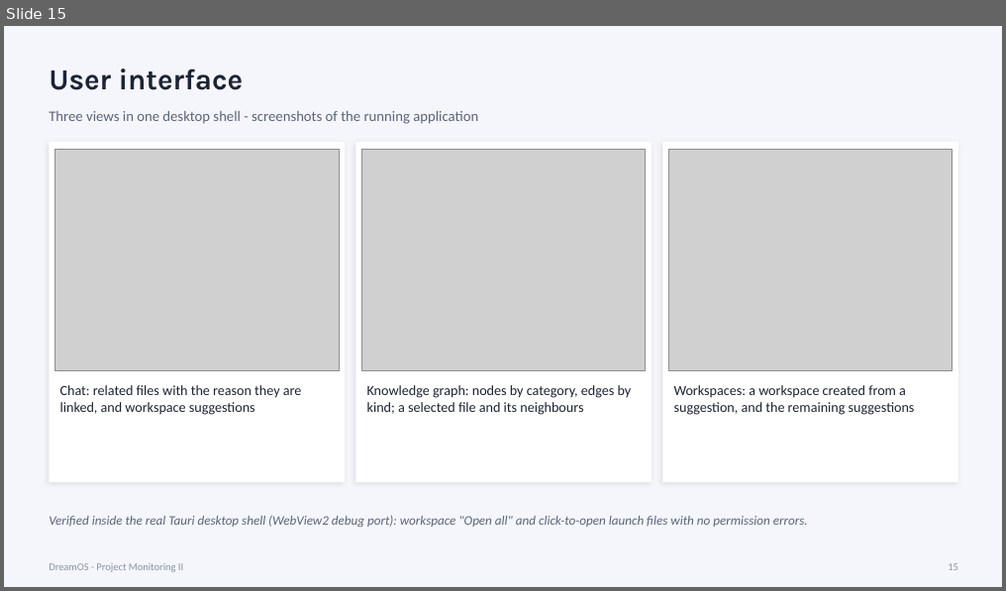
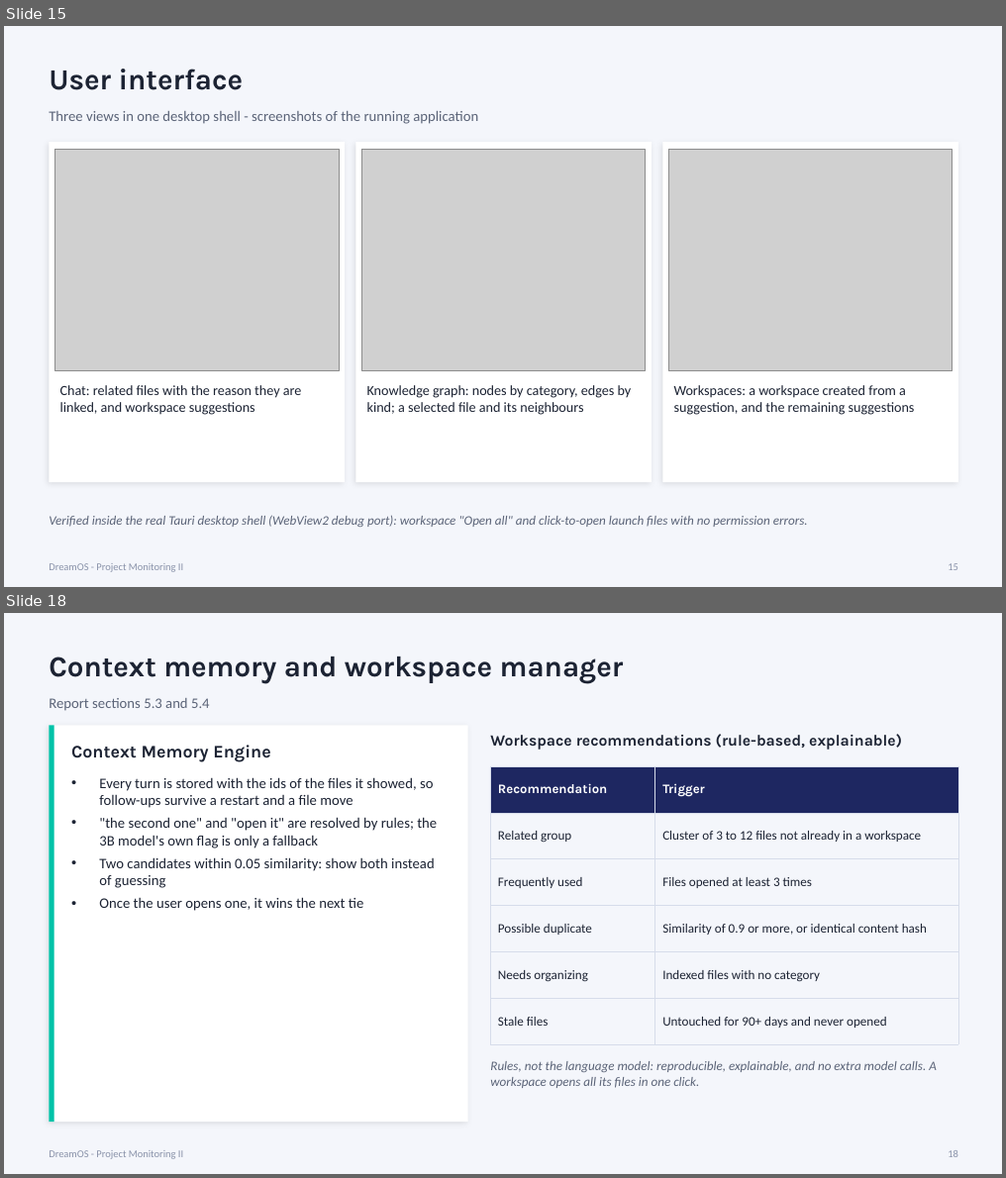
Before and after one commit to zaidwhy/dreamos-college-project, a slide deck: docs/DreamOS-Project-Monitoring-II.pptx. Shown one above the other, each under a label of ours: slide 15 before the commit, slides 15 and 18 after it; the slides between them are not shown. The pictures are 1006x591 and 1006x1178 pixels, drawn with LibreOffice and Linux fonts; fonts in the diff are those of the drawing; grey boxes stand for pictures. Boxes give left, top, right and bottom in pixels: in the first picture for what was removed or moved away, otherwise in the second. Text is boxed around its words. In the diff, an @@ line names an element or a change of style, - is before the commit and + after.

Commit message:
Add Project Monitoring II report and deck for the finished system
The 19-page Word report keeps the literature review and references and
rewrites requirements, design and implementation for all six modules, adding
the graph, memory and workspace algorithms, the retrieval evaluation, and the
testing table. The 22-slide deck mirrors its sections. Test counts corrected
to 107 in the README, handoff and demo script.

```diff
--- a/docs/DreamOS-Project-Monitoring-II.pptx
+++ b/docs/DreamOS-Project-Monitoring-II.pptx
@@ slide 18 added at <box>4,613,1002,1174</box>, background #F4F6FB @@
@@ text added at <box>49,657,624,683</box>, 28 pt, text #1C2333, bold @@
+Context memory and workspace manager
@@ text added at <box>49,698,210,711</box>, 14 pt, text #5B6478 @@
+Report sections 5.3 and 5.4
@@ rectangle added at <box>49,725,468,1122</box>, fill #FFFFFF @@
@@ rectangle added at <box>49,725,54,1122</box>, fill #00C2A8 @@
@@ text added at <box>71,745,271,762</box>, 17 pt, text #1C2333, bold @@
+Context Memory Engine
@@ text added at <box>490,734,902,750</box>, 15 pt, text #1C2333, bold @@
+Workspace recommendations (rule-based, explainable)
@@ text added at <box>99,777,437,911</box>, 14 pt, text #1C2333 @@
+• Every turn is stored with the ids of the files it showed, so follow-ups survive a restart and a file move
+• "the second one" and "open it" are resolved by rules; the 3B model's own flag is only a fallback
+• Two candidates within 0.05 similarity: show both instead of guessing
+• Once the user opens one, it wins the next tie
@@ table added at <box>491,766,958,1032</box>, 6 rows, 2 columns @@
+Recommendation | Trigger
+Related group | Cluster of 3 to 12 files not already in a workspace
+Frequently used | Files opened at least 3 times
+Possible duplicate | Similarity of 0.9 or more, or identical content hash
+Needs organizing | Indexed files with no category
+Stale files | Untouched for 90+ days and never opened
@@ text added at <box>490,1061,937,1088</box>, 12.5 pt, text #5B6478, italic @@
+Rules, not the language model: reproducible, explainable, and no extra model calls. A workspace opens all its files in one click.
@@ text added at <box>49,1151,183,1159</box>, 10 pt, text #8A93AA @@
+DreamOS - Project Monitoring II
@@ text added at <box>947,1151,958,1157</box>, 10 pt, text #8A93AA @@
+18
```
Also in this commit, not shown: 5 slides changed, 2 other slides added, 1 slide removed, 6 other files.
